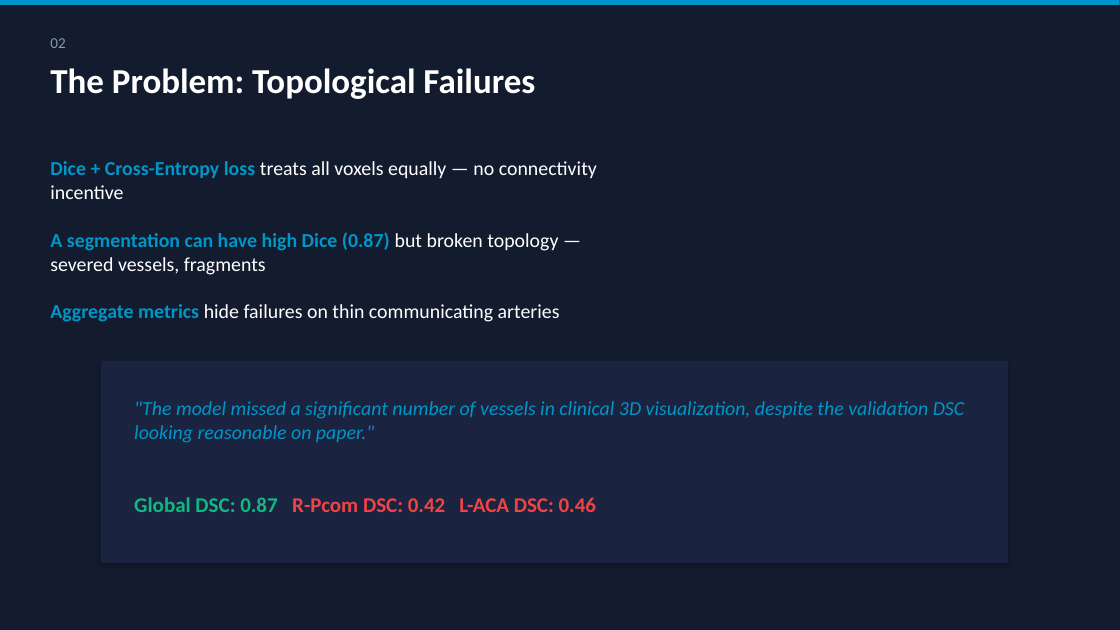
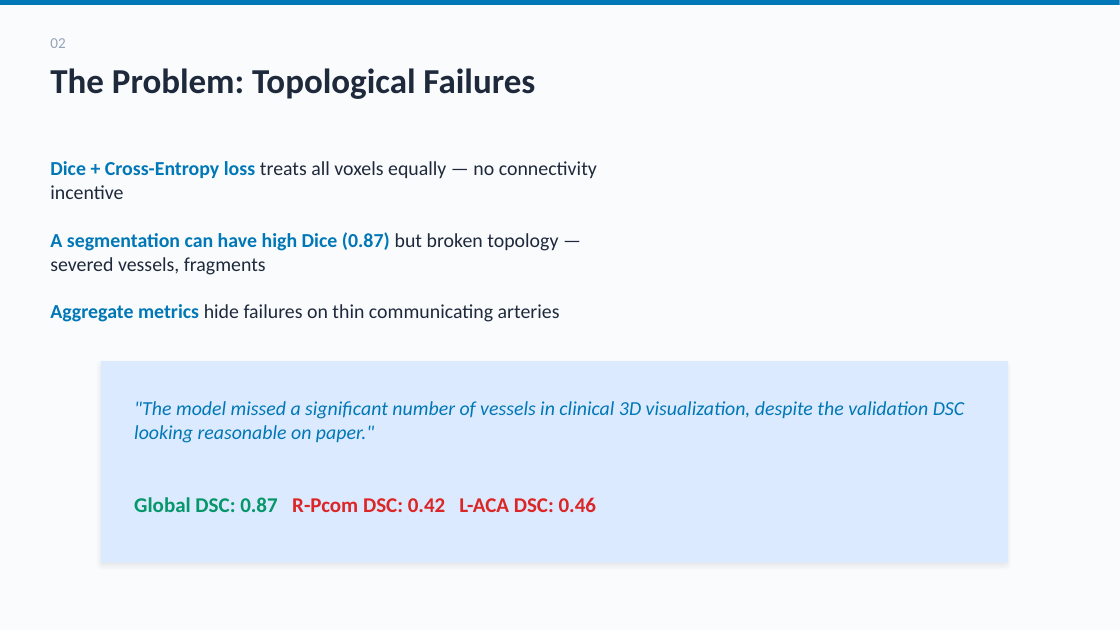
Before and after one commit to SamihAmer/Deep-Learning-for-Computer-Vision, a slide deck: slide 3 of vessel_seg_v2/CTA Seg V2/report/presentation_v2.pptx. Drawn at 1120x630 pixels with LibreOffice and Linux fonts; fonts in the diff are those of the drawing. Boxes give left, top, right and bottom in pixels: in the first picture for what was removed or moved away, otherwise in the second. Text is boxed around its words. In the diff, an @@ line names an element or a change of style, - is before the commit and + after.

```diff
--- a/vessel_seg_v2/CTA Seg V2/report/presentation_v2.pptx
+++ b/vessel_seg_v2/CTA Seg V2/report/presentation_v2.pptx
@@ background #131B2E to #FAFBFD @@
@@ rectangle at (0, 0, 1120, 5): fill #0096C7 to #0077B6 @@
@@ text "02" at (50, 38, 65, 48): text colour #8899AA to #94A3B8 @@
@@ text "The Problem: Topological Failures" at (50, 68, 535, 99): text colour #FFFFFF to #1E293B @@
@@ text "Dice + Cross-Entropy loss treats ..." at (50, 161, 597, 322): text colour #0096C7 to #0077B6 in "Dice + Cross-Entropy loss", "A segmentation can have high Dice (0.87)", "Aggregate metrics"; text colour #FFFFFF to #1E293B in "treats all voxels equally — no connectivity ...", "but broken topology — severed vessels, fragments", "hide failures on thin communicating arteries" @@
@@ rectangle at (101, 361, 1008, 563): fill #1A2340 to #DBEAFE; shadow changed @@
@@ text ""The model missed a significant ..." at (134, 401, 965, 443): text colour #0096C7 to #0077B6 @@
@@ text "Global DSC: 0.87 R-Pcom DSC: ..." at (134, 497, 596, 512): text colour #10B981 to #059669 in "Global DSC: 0.87"; text colour #EF4444 to #DC2626 in "R-Pcom DSC: 0.42 L-ACA DSC: 0.46" @@
```
Also in this commit, not shown: 20 other slides changed, 14 other files.
